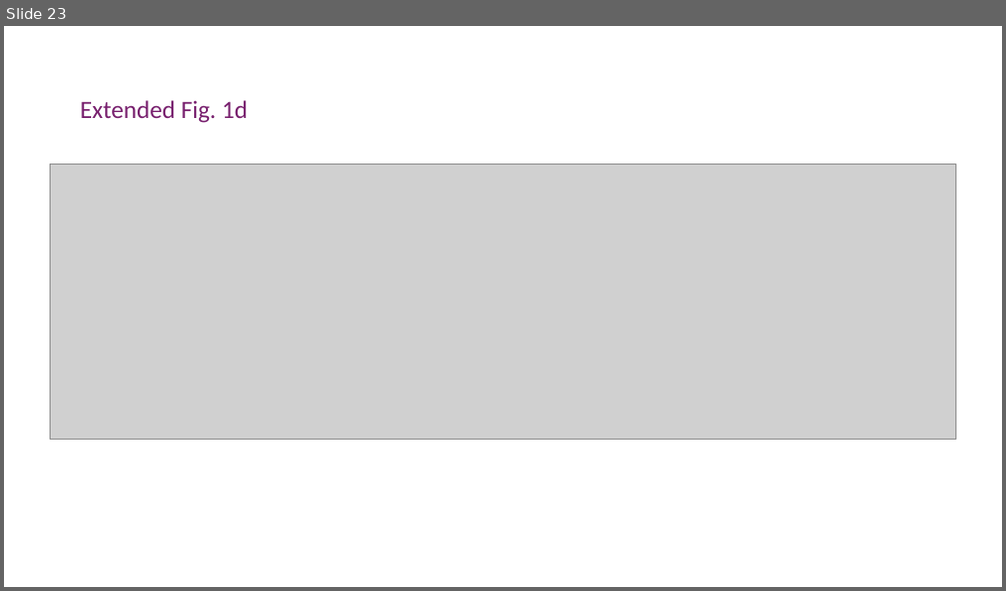
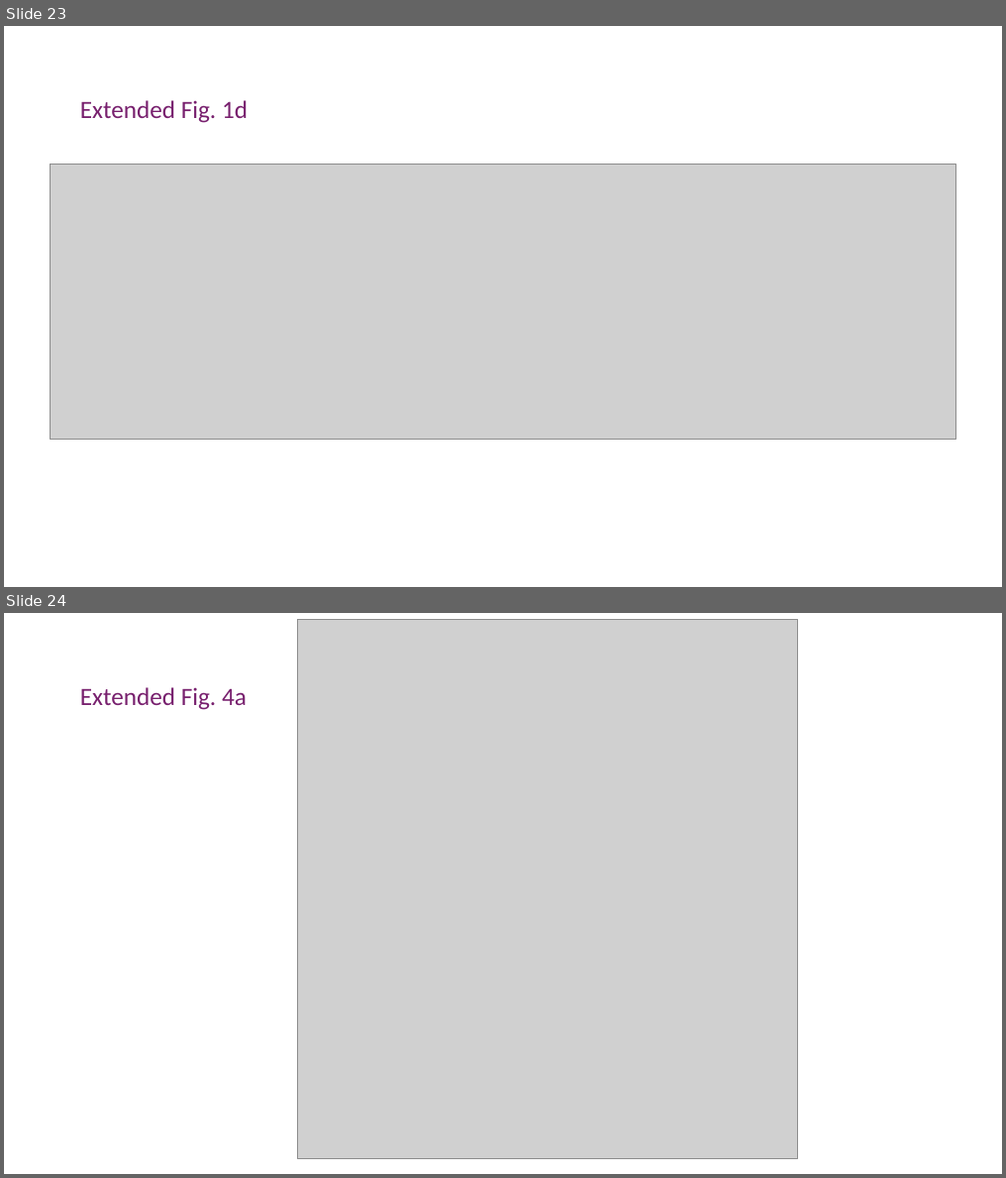
Before and after one commit to nghess/cnjc, a slide deck: psilocybin_fc/siegel_etal_2024.pptx. Shown one above the other, each under a label of ours: slide 23 before the commit, slides 23 and 24 after it. The pictures are 1006x591 and 1006x1178 pixels, drawn with LibreOffice and Linux fonts; fonts in the diff are those of the drawing; grey boxes stand for pictures. Boxes give left, top, right and bottom in pixels: in the first picture for what was removed or moved away, otherwise in the second. Text is boxed around its words. In the diff, an @@ line names an element or a change of style, - is before the commit and + after.

Commit message:
presentation vers

```diff
--- a/psilocybin_fc/siegel_etal_2024.pptx
+++ b/psilocybin_fc/siegel_etal_2024.pptx
@@ slide 24 added at [4, 613, 1002, 1174], background #FFFFFF @@
@@ picture added at [297, 619, 798, 1158] @@
@@ title added at [80, 687, 247, 710], 24 pt, text #78206E @@
+Extended Fig. 4a
```
